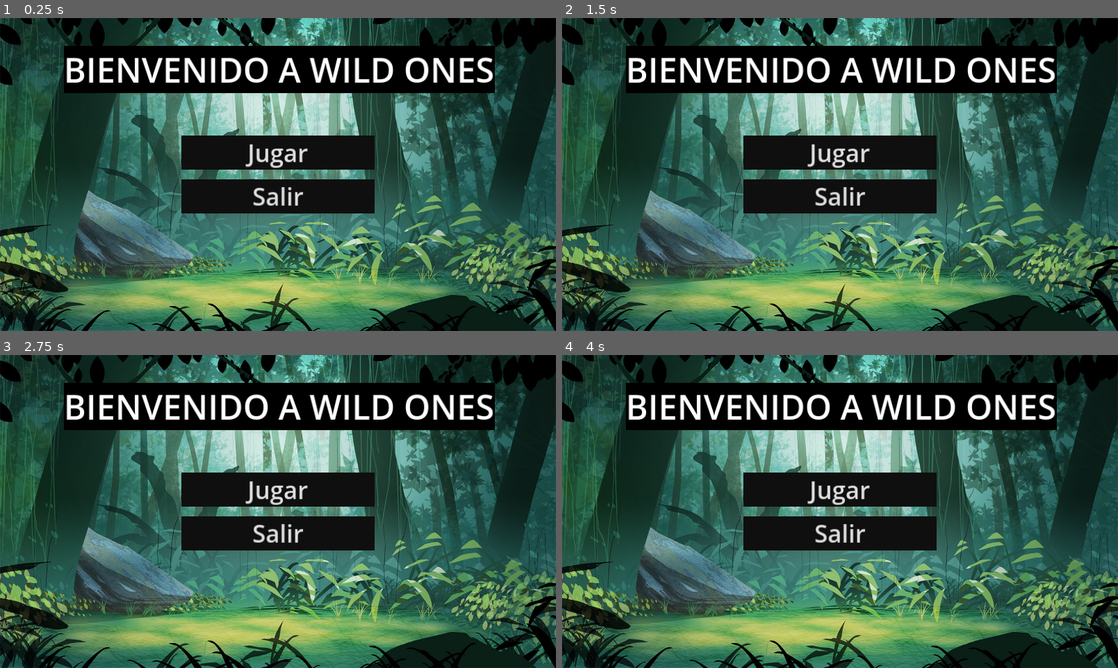
Above: before the commit, frames 1-4 (two rows, left to right).
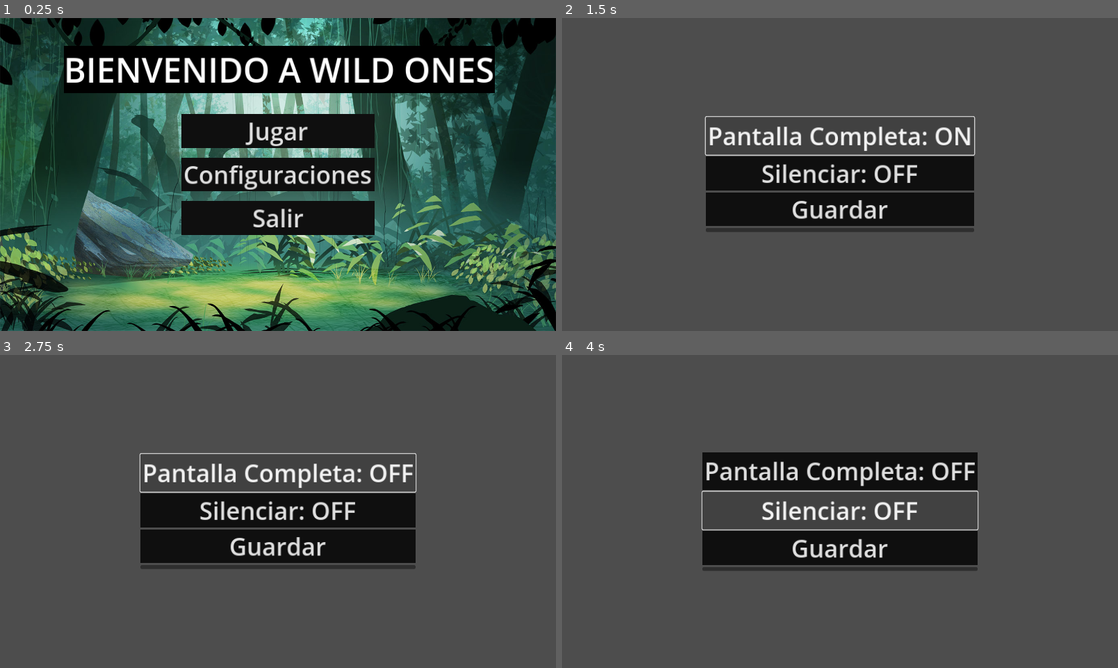
Above: after the commit, the same moments.

Repository: Francisco-Galea/Wild-Ones
Game: Godot game, scene res://Menu/MainScene/MainScene.tscn
The game is run twice, just before and just after one commit, with the same random seed, the same clock (stepped at 60 frames per second) and the same inputs. Sound files missing from this copy of the repository are replaced by a short silence.
Inputs (mouse positions are in pixels of both pictures, inside the frame that each line leads up to):
- Up to frame 1 (0.25 s): no input
- Up to frame 2 (1.5 s): click (840, 174) at 0.5 s, where only the run after the commit has a clickable "Configuraciones"; click (840, 136) at 1.25 s, where only the run after the commit has a clickable "Pantalla Completa: OFF"
- Up to frame 3 (2.75 s): click (278, 473) at 2 s, where only the run after the commit has a clickable "Pantalla Completa: ON"
- Up to frame 4 (4 s): click (840, 511) at 2.75 s, where only the run after the commit has a clickable "Silenciar: OFF"; click (840, 511) at 3.5 s, where only the run after the commit has a clickable "Silenciar: ON"

The runs differ from the first frame. In frame 1, 8.8% of the frame differs, in the area x 32-68%, y 30-70%; in frame 2, 95%; in frame 3, 95%; in frame 4, 95%, in the area x 0-100%, y 0-100%.

Commit message:
Added auto-load: configManager

Diff:
--- /dev/null
+++ b/ConfigManager.gd
@@ -0,0 +1,55 @@
+extends Node
+
+signal fullscreen_changed(is_fullscreen: bool)
+signal volume_changed(is_muted: bool)
+
+var is_fullscreen: bool = false
+var is_muted: bool = false
+
+const CONFIG_FILE_PATH = "user://settings.cfg"
+
+func _ready() -> void:
+	load_settings()
+
+func toggle_fullscreen() -> void:
+	is_fullscreen = not is_fullscreen
+	if is_fullscreen:
+		DisplayServer.window_set_mode(DisplayServer.WINDOW_MODE_FULLSCREEN)
+	else:
+		DisplayServer.window_set_mode(DisplayServer.WINDOW_MODE_WINDOWED)
+	emit_signal("fullscreen_changed", is_fullscreen)
+	save_settings()
+
+func toggle_mute() -> void:
+	is_muted = not is_muted
+	AudioServer.set_bus_mute(AudioServer.get_bus_index("Master"), is_muted)
+	emit_signal("volume_changed", is_muted)
+	save_settings()
+
+func save_settings() -> void:
+	var config = ConfigFile.new()
+	config.set_value("video", "fullscreen", is_fullscreen)
+	config.set_value("audio", "muted", is_muted)
+	var error = config.save(CONFIG_FILE_PATH)
+	if error != OK:
+		print("Error saving settings: ", error)
+
+func load_settings() -> void:
+	var config = ConfigFile.new()
+	var error = config.load(CONFIG_FILE_PATH)
+	if error == OK:
+		is_fullscreen = config.get_value("video", "fullscreen", false)
+		is_muted = config.get_value("audio", "muted", false)
+
+		# Aplicar configuraciones cargadas
+		if is_fullscreen:
+			DisplayServer.window_set_mode(DisplayServer.WINDOW_MODE_FULLSCREEN)
+		else:
+			DisplayServer.window_set_mode(DisplayServer.WINDOW_MODE_WINDOWED)
+		AudioServer.set_bus_mute(AudioServer.get_bus_index("Master"), is_muted)
+
+		# Emitir señales para actualizar la UI
+		emit_signal("fullscreen_changed", is_fullscreen)
+		emit_signal("volume_changed", is_muted)
+	else:
+		print("No settings file found or error loading settings. Using defaults.")
--- /dev/null
+++ b/Menu/ConfigMenu/ConfigMenu.gd
@@ -0,0 +1,30 @@
+extends Control
+
+@onready var fullscreen_button: Button = $VBoxContainer/FullScreenButton
+@onready var mute_button: Button = $VBoxContainer/MuteButton
+
+func _ready() -> void:
+	fullscreen_button.pressed.connect(_on_fullscreen_button_pressed)
+	mute_button.pressed.connect(_on_mute_button_pressed)
+	ConfigManager.fullscreen_changed.connect(_on_fullscreen_changed)
+	ConfigManager.volume_changed.connect(_on_volume_changed)
+	_on_fullscreen_changed(ConfigManager.is_fullscreen)
+	_on_volume_changed(ConfigManager.is_muted)
+
+func _on_fullscreen_button_pressed() -> void:
+	ConfigManager.toggle_fullscreen()
+
+func _on_mute_button_pressed() -> void:
+	ConfigManager.toggle_mute()
+
+func _on_save_button_pressed() -> void:
+	ConfigManager.save_settings()
+
+func _on_fullscreen_changed(is_fullscreen: bool) -> void:
+	fullscreen_button.text = "Pantalla Completa: " + ("ON" if is_fullscreen else "OFF")
+
+func _on_back_button_pressed():
+	pass
+
+func _on_volume_changed(is_muted: bool) -> void:
+	mute_button.text = "Silenciar: " + ("ON" if is_muted else "OFF")
--- /dev/null
+++ b/Menu/ConfigMenu/ConfigMenu.tscn
@@ -0,0 +1,61 @@
+[gd_scene load_steps=5 format=3 uid="uid://diroy0swhcbhi"]
+
+[ext_resource type="Script" path="res://Menu/ConfigMenu/ConfigMenu.gd" id="1_uwx6s"]
+
+[sub_resource type="StyleBoxFlat" id="StyleBoxFlat_g7v4l"]
+bg_color = Color(0.0588235, 0.0588235, 0.0588235, 1)
+
+[sub_resource type="StyleBoxFlat" id="StyleBoxFlat_2n21o"]
+bg_color = Color(0.0588235, 0.0588235, 0.0588235, 1)
+
+[sub_resource type="StyleBoxFlat" id="StyleBoxFlat_lvac2"]
+bg_color = Color(0.0588235, 0.0588235, 0.0588235, 1)
+
+[node name="ConfigMenu" type="Control"]
+layout_mode = 3
+anchors_preset = 15
+anchor_right = 1.0
+anchor_bottom = 1.0
+grow_horizontal = 2
+grow_vertical = 2
+script = ExtResource("1_uwx6s")
+
+[node name="VBoxContainer" type="VBoxContainer" parent="."]
+layout_mode = 1
+anchors_preset = 8
+anchor_left = 0.5
+anchor_top = 0.5
+anchor_right = 0.5
+anchor_bottom = 0.5
+offset_left = -4.0
+offset_top = -16.0
+offset_right = 4.0
+offset_bottom = 16.0
+grow_horizontal = 2
+grow_vertical = 2
+
+[node name="FullScreenButton" type="Button" parent="VBoxContainer"]
+layout_mode = 2
+theme_override_font_sizes/font_size = 50
+theme_override_styles/normal = SubResource("StyleBoxFlat_g7v4l")
+text = "Pantalla completa"
+
+[node name="MuteButton" type="Button" parent="VBoxContainer"]
+layout_mode = 2
+theme_override_font_sizes/font_size = 50
+theme_override_styles/normal = SubResource("StyleBoxFlat_2n21o")
+text = "Silenciar juego"
+
+[node name="SaveButton" type="Button" parent="VBoxContainer"]
+layout_mode = 2
+theme_override_font_sizes/font_size = 50
+theme_override_styles/normal = SubResource("StyleBoxFlat_lvac2")
+text = "Guardar"
+
+[node name="BackButton" type="Button" parent="VBoxContainer"]
+layout_mode = 2
+
+[connection signal="pressed" from="VBoxContainer/FullScreenButton" to="." method="_on_fullscreen_button_pressed"]
+[connection signal="pressed" from="VBoxContainer/MuteButton" to="." method="_on_mute_button_pressed"]
+[connection signal="pressed" from="VBoxContainer/SaveButton" to="." method="_on_save_button_pressed"]
+[connection signal="pressed" from="VBoxContainer/BackButton" to="." method="_on_back_button_pressed"]
--- a/Menu/MainScene/MainScene.gd
+++ b/Menu/MainScene/MainScene.gd
@@ -1,6 +1,7 @@
 extends Control
 
 var menu_scene: PackedScene = preload("res://Menu/Menu/Menu.tscn")
+var config_scene: PackedScene = preload("res://Menu/ConfigMenu/ConfigMenu.tscn")
 
 func _on_buttonExit_game_pressed():
 	get_tree().quit()
@@ -9,3 +10,8 @@
 	var instance = menu_scene.instantiate()
 	get_tree().root.add_child(instance)
 	queue_free()
+
+func _on_button_config_pressed():
+	var instance = config_scene.instantiate()
+	get_tree().root.add_child(instance)
+	queue_free()
--- a/Menu/MainScene/MainScene.tscn
+++ b/Menu/MainScene/MainScene.tscn
@@ -9,6 +9,9 @@
 
 [sub_resource type="StyleBoxFlat" id="StyleBoxFlat_fsoii"]
 bg_color = Color(0.0605303, 0.0605304, 0.0605303, 1)
+
+[sub_resource type="StyleBoxFlat" id="StyleBoxFlat_p3ll6"]
+bg_color = Color(0.0588235, 0.0588235, 0.0588235, 1)
 
 [sub_resource type="StyleBoxFlat" id="StyleBoxFlat_pihhh"]
 bg_color = Color(0.0588235, 0.0588235, 0.0588235, 1)
@@ -77,6 +80,12 @@
 theme_override_styles/normal = SubResource("StyleBoxFlat_fsoii")
 text = "Jugar"
 
+[node name="ButtonConfig" type="Button" parent="VBoxContainer"]
+layout_mode = 2
+theme_override_font_sizes/font_size = 50
+theme_override_styles/normal = SubResource("StyleBoxFlat_p3ll6")
+text = "Configuraciones"
+
 [node name="ButtonExitGame" type="Button" parent="VBoxContainer"]
 layout_mode = 2
 theme_override_font_sizes/font_size = 50
@@ -84,4 +93,5 @@
 text = "Salir"
 
 [connection signal="pressed" from="VBoxContainer/ButtonPlay" to="." method="_on_button_play_pressed"]
+[connection signal="pressed" from="VBoxContainer/ButtonConfig" to="." method="_on_button_config_pressed"]
 [connection signal="pressed" from="VBoxContainer/ButtonExitGame" to="." method="_on_buttonExit_game_pressed"]
--- a/project.godot
+++ b/project.godot
@@ -14,6 +14,10 @@
 run/main_scene="res://Menu/MainScene/MainScene.tscn"
 config/features=PackedStringArray("4.2", "GL Compatibility")
 config/icon="res://icon.svg"
+
+[autoload]
+
+ConfigManager="*res://ConfigManager.gd"
 
 [display]
 
Not shown: 1 places in Menu/MainScene/MainScene.tscn that only renumber resources
Not shown, added: export_presets.cfg
